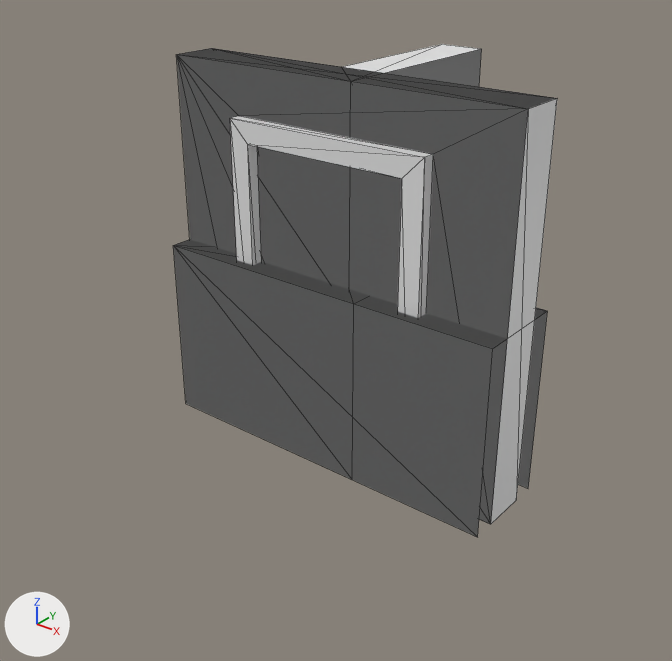
Renders of the glTF model resources/meshlib/Modular.glb from each side of a commit.
One viewpoint serves both versions: a camera (50 mm lens) standing at (2.7, -3.44, 2.81) and looking at (-0.05, -0.01, 0.68). The lights are fixed; the arrows at lower left show +X, +Y and +Z. Mesh edges are drawn as thin lines. Where no turn or scale is listed for an object, it has been applied to the vertices. Vertices at the same position are counted once.

Objects in the first picture: 'Door', 'ExteriorWall', 'ExteriorWall_Corner', 'ExteriorWall_End', 'OuterWall_Corner', 'OuterWall_End', 'Wall', 'Wall_Corner'.
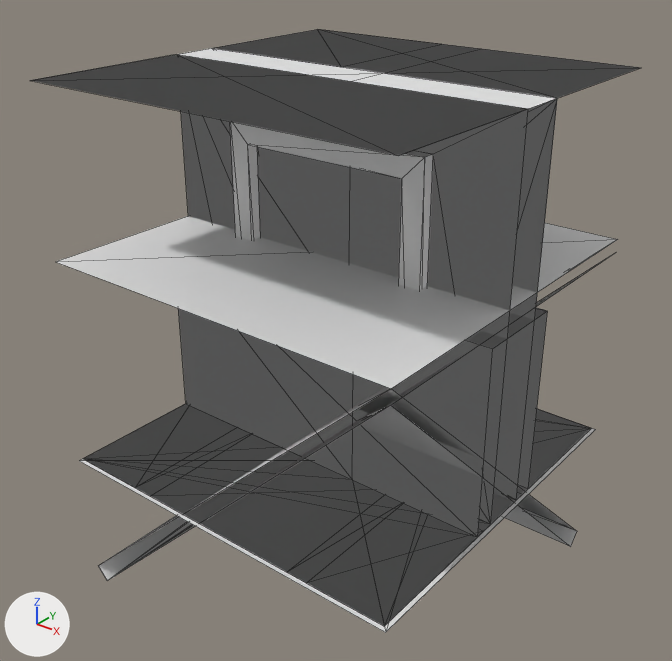
Where the change shows, as pixel boxes [x1, y1, x2, y2] in the pictures (672 x 661 px):
'Door', reshaped (59% wider, 20% taller): before [177, 48, 528, 524]; after [30, 55, 589, 625]
'OuterWall_End', reshaped: before [173, 239, 547, 537]; after [95, 308, 587, 625]
'Wall_End', reshaped (not visible before): after [87, 30, 640, 625]
'OuterRoof', added: after [56, 216, 618, 389]
'InteriorRoof', added: after [32, 29, 640, 624]
'Wall_Corner', reshaped: before [177, 49, 482, 289]; after [80, 31, 596, 632]
'OuterWall_Corner', reshaped: before [173, 240, 368, 477]; after [85, 310, 590, 626]
'ExteriorWall_End', deleted: before [491, 99, 557, 524]
'Roof_Corner', added: after [99, 389, 577, 581]
'ExteriorWall', deleted: before [213, 48, 557, 109]
'Roof', added: after [103, 256, 610, 578]
'ExteriorWall_Corner', deleted: before [183, 44, 479, 81]
'Ground', added: after [99, 404, 582, 454]
part 1 of me_cube_001, added: after [85, 404, 590, 626]
part 2 of me_cube_002, added: after [95, 406, 587, 625]
part 3 of me_cube_006, added: after [80, 404, 596, 632]
part 4 of me_cube_006, added: after [224, 31, 428, 66]
part 6 of me_cube_011, added: after [84, 410, 589, 625]
part 7 of me_cube_011, added: after [30, 55, 525, 155]
'Wall', unchanged, covered by the edit: before [177, 57, 528, 522]

The change, as a list of edits to the scene's bpy script:
```text
Change me_cube_001:
    where me_cube_001.from_pydata(...)  # 12 vertices, 12 faces; spans x -1.0..0.25, y -0.25..1.0, z 0.0..1.0
    verts and faces of me_cube_001; kept vertices keep their numbers, new ones are numbered from 12
    me_cube_001 part 1
    add verts[12] = (-1.0, -1.0, 0.0)  # pixel (82, 458)
    add verts[13] = (1.0, -1.0, 0.0)  # pixel (384, 626)
    add verts[14] = (1.0, 1.0, 0.0)  # pixel (591, 428)
    add verts[15] = (-1.0, 1.0, 0.0)
    add faces += [(4, 13, 10), (10, 13, 14), (0, 12, 4), (4, 12, 13), (2, 6, 9), (2, 9, 15)]
Change me_cube_002:
    where me_cube_002.from_pydata(...)  # 8 vertices, 8 faces; spans x -1.0..1.0, y -0.25..0.25, z 0.0..1.0
    verts and faces of me_cube_002; kept vertices keep their numbers, new ones are numbered from 8
    me_cube_002 part 2
    add verts[8] = (-1.0, -1.0, 0.0)  # pixel (82, 458)
    add verts[9] = (-1.0, 1.0, 0.0)
    add verts[10] = (1.0, -1.0, 0.0)  # pixel (384, 626)
    add verts[11] = (1.0, 1.0, 0.0)  # pixel (591, 428)
    add faces += [(0, 8, 4), (4, 8, 10), (2, 6, 11), (2, 11, 9)]
Change me_cube_006:
    where me_cube_006.from_pydata(...)  # 12 vertices, 8 faces; spans x -1.0..0.12, y -0.12..1.0, z 0.0..2.0
    verts and faces of me_cube_006; kept vertices keep their numbers, new ones are numbered from 12
    me_cube_006 part 3
    add verts[12] = (-1.0, -1.03, 0.0)  # pixel (79, 460)
    add verts[13] = (1.03, -1.03, 0.0)  # pixel (385, 632)
    add verts[14] = (1.03, 1.0, 0.0)  # pixel (595, 429)
    add verts[15] = (-1.0, 1.0, 0.0)
    add faces += [(4, 13, 10), (10, 13, 14), (0, 12, 4), (4, 12, 13), (2, 6, 9), (2, 9, 15)]
    me_cube_006 part 4
    add verts[16] = (-1.0, 1.0, 2.0)  # pixel (317, 29)
    add faces += [(7, 16, 8), (3, 16, 7)]
Change me_cube_007:
    where me_cube_007.from_pydata(...)  # 8 vertices, 6 faces; spans x -1.0..1.0, y -0.12..0.12, z 0.0..2.0
    verts and faces of me_cube_007; kept vertices keep their numbers, new ones are numbered from 8
    me_cube_007 part 5
    add for new, old in zip([*range(8, 12)], [2, 3, 6, 7]): verts[new] = verts[old] + (0.0, 0.88, 0.0)
    add verts[12] = (-1.0, -1.0, 0.0)  # pixel (82, 458)
    add verts[13] = (1.0, -1.0, 0.0)  # pixel (384, 626)
    add faces += [(0, 12, 4), (4, 12, 13), (2, 6, 10), (2, 10, 8), (3, 9, 7), (7, 9, 11)]
Change me_cube_011:
    remove me_cube_011.from_pydata(...)  # 40 vertices, 78 faces; spans x -1.0..1.0, y -0.19..0.19, z 0.0..2.0
    add me_cube_011.from_pydata(...)  # 58 vertices, 96 faces; spans x -1.0..1.0, y -1.0..1.0, z 0.0..2.0
    me_cube_011 part 6: 16 vertices added at x -1.0..1.0, y -1.0..1.0, z 0.0
    me_cube_011 part 7: 2 vertices added at x -1.0..1.0, y -1.0, z 2.0
Add me_ground_003:
    me_ground_003.from_pydata([(-1.0, -1.0, 1.14), (1.0, -1.0, 1.14), (-1.0, 1.0, 1.14), (1.0, 1.0, 1.14)], [], [(0, 1, 3), (0, 3, 2)])
Add me_roof_001:
    me_roof_001.from_pydata([(1.0, -1.0, 1.07), (1.0, -1.0, 1.14), (1.0, 0.93, -0.8), (1.0, 1.0, -0.73), (-0.9, 0.93, -0.8), (-0.97, 1.0, -0.73), (-0.93, -1.0, -0.8), (-1.0, -1.0, -0.73)], [], [(0, 4, 2), (4, 5, 3), (4, 3, 2), (1, 3, 5), (5, 4, 6), (5, 6, 7), (4, 0, 6), (1, 5, 7)])
Add me_roof:
    me_roof.from_pydata([(1.0, -1.0, 1.07), (1.0, -1.0, 1.14), (1.0, 1.0, 1.07), (1.0, 1.0, 1.14), (-1.0, -1.0, -0.73), (-0.93, -1.0, -0.8), (-0.93, 1.0, -0.8), (-1.0, 1.0, -0.73)], [], [(0, 5, 6), (0, 6, 2), (3, 7, 4), (3, 4, 1), (5, 4, 7), (5, 7, 6)])
Add me_ground_001:
    me_ground_001.from_pydata([(-1.0, -1.0, 2.0), (1.0, -1.0, 2.0), (-1.0, 1.0, 2.0), (1.0, 1.0, 2.0), (-1.0, -1.0, 0.0), (1.0, -1.0, 0.0), (-1.0, 1.0, 0.0), (1.0, 1.0, 0.0)], [], [(0, 2, 3), (0, 3, 1), (4, 5, 7), (4, 7, 6)])
Add me_ground:
    me_ground.from_pydata([(-1.0, -1.0, 0.0), (1.0, -1.0, 0.0), (-1.0, 1.0, 0.0), (1.0, 1.0, 0.0)], [], [(0, 1, 3), (0, 3, 2)])
Remove ob_exteriorwall:
    ob_exteriorwall = bpy.data.objects.new('ExteriorWall', me_cube_008)
Remove ob_exteriorwall_corner:
    ob_exteriorwall_corner = bpy.data.objects.new('ExteriorWall_Corner', me_cube_009)
Remove ob_exteriorwall_end:
    ob_exteriorwall_end = bpy.data.objects.new('ExteriorWall_End', me_cube_010)
Add ob_outerroof:
    ob_outerroof = bpy.data.objects.new('OuterRoof', me_ground_003)
    ob_outerroof.location = (0.0, 0.0, 0.0)
Add ob_roof_corner:
    ob_roof_corner = bpy.data.objects.new('Roof_Corner', me_roof_001)
    ob_roof_corner.location = (0.0, 0.0, 0.0)
Add ob_roof:
    ob_roof = bpy.data.objects.new('Roof', me_roof)
    ob_roof.location = (0.0, 0.0, 0.0)
Add ob_interiorroof:
    ob_interiorroof = bpy.data.objects.new('InteriorRoof', me_ground_001)
    ob_interiorroof.location = (0.0, 0.0, 0.0)
Add ob_ground:
    ob_ground = bpy.data.objects.new('Ground', me_ground)
    ob_ground.location = (0.0, 0.0, 0.0)
```
